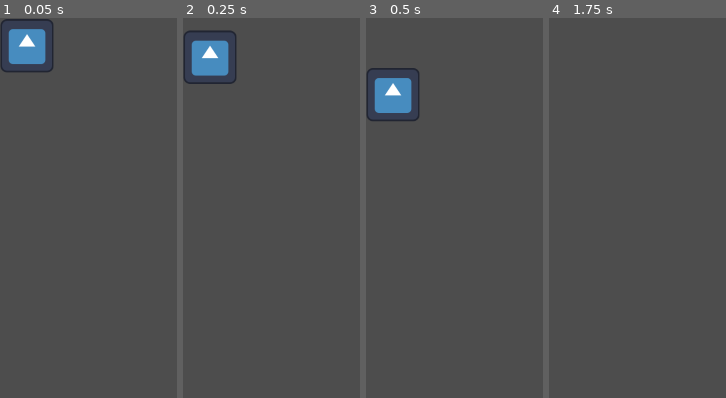
Above: before the commit, frames 1-4 (left to right).
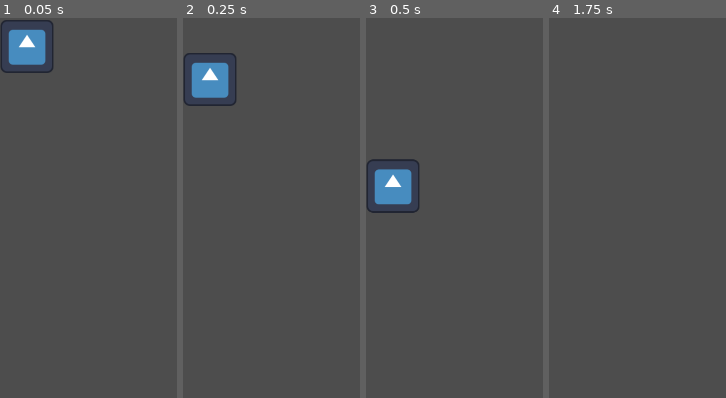
Above: after the commit, the same moments.

Repository: KidFast/Kitty-Kombat
Game: Godot game, scene res://Scenes/MultiPlayer.tscn
Two runs of this game, one before a commit and one after it. Both use one fixed random seed, a clock stepped at 60 frames per second and the inputs below. The engine's default icon, where the game draws it, is replaced by a stand-in: a white triangle on a blue panel in a dark square.
Inputs:
- Up to frame 1 (0.05 s): no input
- Up to frame 2 (0.25 s): no input
- Up to frame 3 (0.5 s): no input
- Up to frame 4 (1.75 s): hold D (p1_right) from 0.53 s (still down); tap Left (p2_left) at 0.6 s; tap Right (p2_right) at 1.35 s

The runs differ from the first frame. In frame 1, 0.3% of the frame differs, in the area x 2-29%, y 0-15%; in frame 2, 3.2%; in frame 3, 4.9%, in the area x 0-30%, y 13-52%; in frame 4, nothing differs.
Error after the commit: Cannot call method 'play' on a null value. (res://Scripts/player.gd:50)

Commit message:
animations and collision boxes

Diff:
--- a/kitty-kombat/Scenes/Player.tscn
+++ b/kitty-kombat/Scenes/Player.tscn
@@ -1,19 +1,74 @@
-[gd_scene load_steps=4 format=3 uid="uid://blhb0uvwniq2g"]
+[gd_scene load_steps=10 format=3 uid="uid://blhb0uvwniq2g"]
 
 [ext_resource type="Script" uid="uid://dgwmugfpafdsx" path="res://Scripts/player.gd" id="1_kyqiw"]
-[ext_resource type="Texture2D" uid="uid://oekldwpam57i" path="res://Sprites/Player/sofiCat/SofiCat_s1.png" id="2_kyqiw"]
+[ext_resource type="Texture2D" uid="uid://bn8pdhcdu2sh4" path="res://Sprites/Player/sofiCat/frames/SofiCat_s1.png" id="3_52ee3"]
+[ext_resource type="Texture2D" uid="uid://c48xrm4qvoxy4" path="res://Sprites/Player/sofiCat/frames/SofiCat_idle_mid.png" id="4_bhhdu"]
+[ext_resource type="Texture2D" uid="uid://ckaoemkiivp6y" path="res://Sprites/Player/sofiCat/frames/SofiCat_s2.png" id="5_megsn"]
+[ext_resource type="Texture2D" uid="uid://bihl62la5jxm" path="res://Sprites/Player/sofiCat/frames/SofiCat_s3.png" id="6_yoq75"]
+[ext_resource type="Texture2D" uid="uid://dcys3lcg88sba" path="res://Sprites/Player/sofiCat/frames/walking/sofi_walking_left.png" id="7_bhhdu"]
+[ext_resource type="Texture2D" uid="uid://b36i8nno60qik" path="res://Sprites/Player/sofiCat/frames/SofiCat_s4.png" id="7_ksbbd"]
+[ext_resource type="Texture2D" uid="uid://cn7meb2qv41fv" path="res://Sprites/Player/sofiCat/frames/walking/sofi_walking_right.png" id="8_megsn"]
 
-[sub_resource type="RectangleShape2D" id="RectangleShape2D_gntrk"]
-size = Vector2(370, 540)
+[sub_resource type="SpriteFrames" id="SpriteFrames_glx4g"]
+animations = [{
+"frames": [{
+"duration": 3.0,
+"texture": ExtResource("3_52ee3")
+}, {
+"duration": 3.0,
+"texture": ExtResource("4_bhhdu")
+}],
+"loop": true,
+"name": &"idle",
+"speed": 5.0
+}, {
+"frames": [{
+"duration": 1.0,
+"texture": ExtResource("3_52ee3")
+}, {
+"duration": 0.8,
+"texture": ExtResource("5_megsn")
+}, {
+"duration": 0.8,
+"texture": ExtResource("6_yoq75")
+}, {
+"duration": 2.0,
+"texture": ExtResource("7_ksbbd")
+}, {
+"duration": 0.2,
+"texture": ExtResource("6_yoq75")
+}],
+"loop": true,
+"name": &"light_attack",
+"speed": 5.0
+}, {
+"frames": [{
+"duration": 1.0,
+"texture": ExtResource("7_bhhdu")
+}, {
+"duration": 1.0,
+"texture": ExtResource("3_52ee3")
+}, {
+"duration": 1.0,
+"texture": ExtResource("8_megsn")
+}, {
+"duration": 1.0,
+"texture": ExtResource("3_52ee3")
+}],
+"loop": true,
+"name": &"walking_left",
+"speed": 5.0
+}]
 
 [node name="CharacterBody2D" type="CharacterBody2D"]
 script = ExtResource("1_kyqiw")
 
-[node name="CollisionShape2D" type="CollisionShape2D" parent="."]
-position = Vector2(218, 271)
-shape = SubResource("RectangleShape2D_gntrk")
+[node name="AnimatedSprite2D" type="AnimatedSprite2D" parent="."]
+position = Vector2(218.99998, 289)
+scale = Vector2(0.473125, 0.52090913)
+sprite_frames = SubResource("SpriteFrames_glx4g")
+animation = &"walking_left"
+frame_progress = 0.44106737
 
-[node name="Sprite2D" type="Sprite2D" parent="."]
-position = Vector2(214, 275.00003)
-scale = Vector2(0.50874996, 0.48909092)
-texture = ExtResource("2_kyqiw")
+[node name="CollisionPolygon2D" type="CollisionPolygon2D" parent="."]
+polygon = PackedVector2Array(92, 568, 314, 569, 347, 459, 336, 334, 313, 289, 362, 278, 406, 173, 383, 99, 387, 11, 351, -2, 328, -1, 282, 35, 154, 35, 116, 5, 74, 9, 41, 144, 69, 290, 103, 297, 62, 393, 67, 490)
--- a/kitty-kombat/Scenes/player_test.tscn
+++ b/kitty-kombat/Scenes/player_test.tscn
@@ -9,10 +9,12 @@
 
 [node name="p1" parent="." instance=ExtResource("1_xjjte")]
 position = Vector2(925, 111)
+scale = Vector2(0.313, 0.3)
 player_number = 1
 
 [node name="p2" parent="." instance=ExtResource("1_xjjte")]
-position = Vector2(409, 109)
+position = Vector2(1119.0001, 272)
+scale = Vector2(0.31, 0.3)
 player_number = 2
 
 [node name="platform" type="StaticBody2D" parent="."]
--- a/kitty-kombat/Scripts/player.gd
+++ b/kitty-kombat/Scripts/player.gd
@@ -1,4 +1,6 @@
 extends CharacterBody2D
+
+@onready var animated_sprite : AnimatedSprite2D = $AnimatedSprite2D
 
 @export var player_number : int
 
@@ -6,7 +8,7 @@
 @export var speed = 400
 @export var dash_speed = 1400
 
-const jump_velocity = -400
+const jump_velocity = -1250
 
 var dash_direction = Vector2(1,0)
 var can_dash = true
@@ -44,6 +46,11 @@
 	if dashing:			#doesn't accept input while dashing
 		return
 
+	if velocity == Vector2.ZERO:
+		animated_sprite.play("idle")
+	else:
+		animated_sprite.play("walking_left")
+
 	var input_direction
 	input_direction = Input.get_vector("p%s_left" % [player_number], "p%s_right" % [player_number], "p%s_up" % [player_number], "p%s_down" % [player_number])
 
--- a/kitty-kombat/project.godot
+++ b/kitty-kombat/project.godot
@@ -121,3 +121,7 @@
 "events": [Object(InputEventKey,"resource_local_to_scene":false,"resource_name":"","device":-1,"window_id":0,"alt_press …(191 unchanged characters)…
 ]
 }
+
+[physics]
+
+2d/default_gravity=2800.4449999999997
Binary file added: kitty-kombat/Sprites/Player/sofiCat/SofiCat_idle.png
Not shown, added: kitty-kombat/Sprites/Player/sofiCat/SofiCat_idle.png.import
Binary file added: kitty-kombat/Sprites/Player/sofiCat/frames/SofiCat_idle_mid.png
Not shown, added: kitty-kombat/Sprites/Player/sofiCat/frames/SofiCat_idle_mid.png.import
Renamed: kitty-kombat/Sprites/Player/sofiCat/SofiCat_s1.png -> kitty-kombat/Sprites/Player/sofiCat/frames/SofiCat_s1.png
Not shown, added: kitty-kombat/Sprites/Player/sofiCat/frames/SofiCat_s1.png.import
Binary file added: kitty-kombat/Sprites/Player/sofiCat/frames/SofiCat_s2.png
Not shown, changed: kitty-kombat/Sprites/Player/sofiCat/frames/SofiCat_s2.png.import
Binary file added: kitty-kombat/Sprites/Player/sofiCat/frames/SofiCat_s3.png
Not shown, added: kitty-kombat/Sprites/Player/sofiCat/frames/SofiCat_s3.png.import
Binary file added: kitty-kombat/Sprites/Player/sofiCat/frames/SofiCat_s4.png
Not shown, added: kitty-kombat/Sprites/Player/sofiCat/frames/SofiCat_s4.png.import
(and 4 more such lines)
